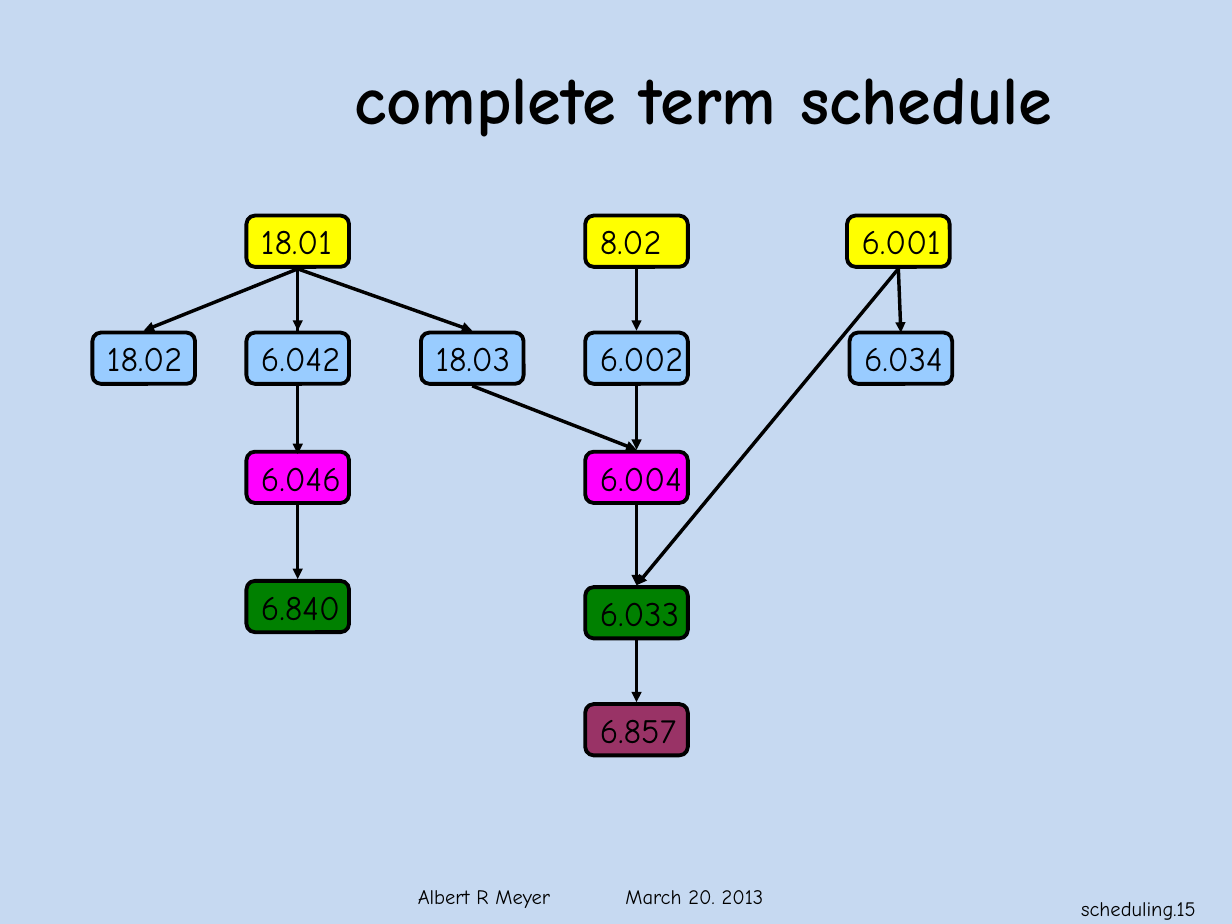
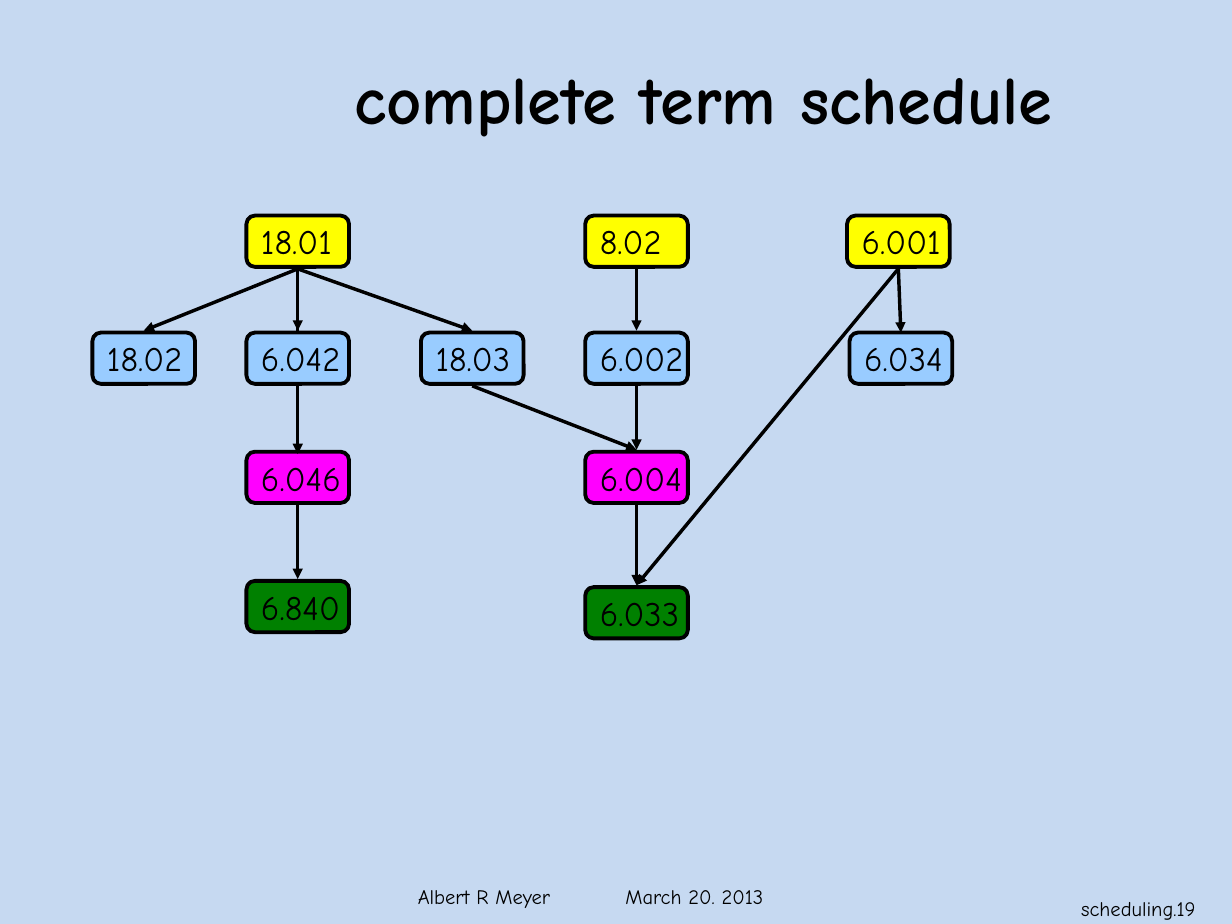
Before and after one commit to armeyer/mcs_web, a slide deck: slide 19 of spring13/slides13/scheduling.pptx (slide 15 before the commit). Drawn at 1232x924 pixels with LibreOffice and Linux fonts; fonts in the diff are those of the drawing; background and template pictures are left out. Boxes give left, top, right and bottom in pixels: in the first picture for what was removed or moved away, otherwise in the second. Text is boxed around its words. In the diff, an @@ line names an element or a change of style, - is before the commit and + after.

```diff
--- a/spring13/slides13/scheduling.pptx
+++ b/spring13/slides13/scheduling.pptx
@@ arrow removed from (637, 641) to (637, 702) @@
@@ rounded rectangle removed at bbox=[585, 705, 687, 756] @@
-6.857
@@ page number at bbox=[1081, 902, 1195, 920]: text changed @@
-scheduling.15
+scheduling.19
```
Also in this commit, not shown: 11 other slides changed, 5 slides added.
